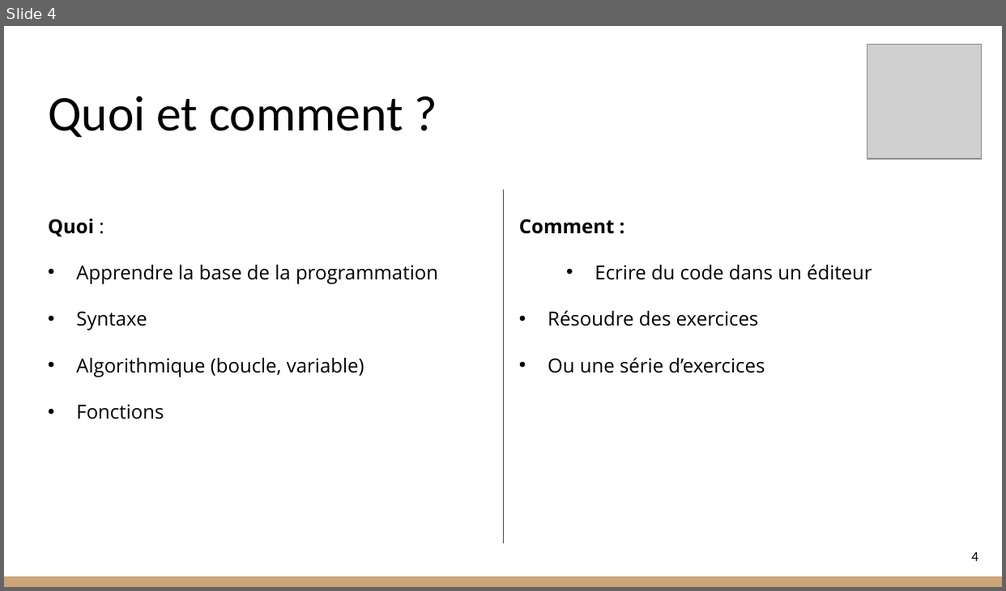
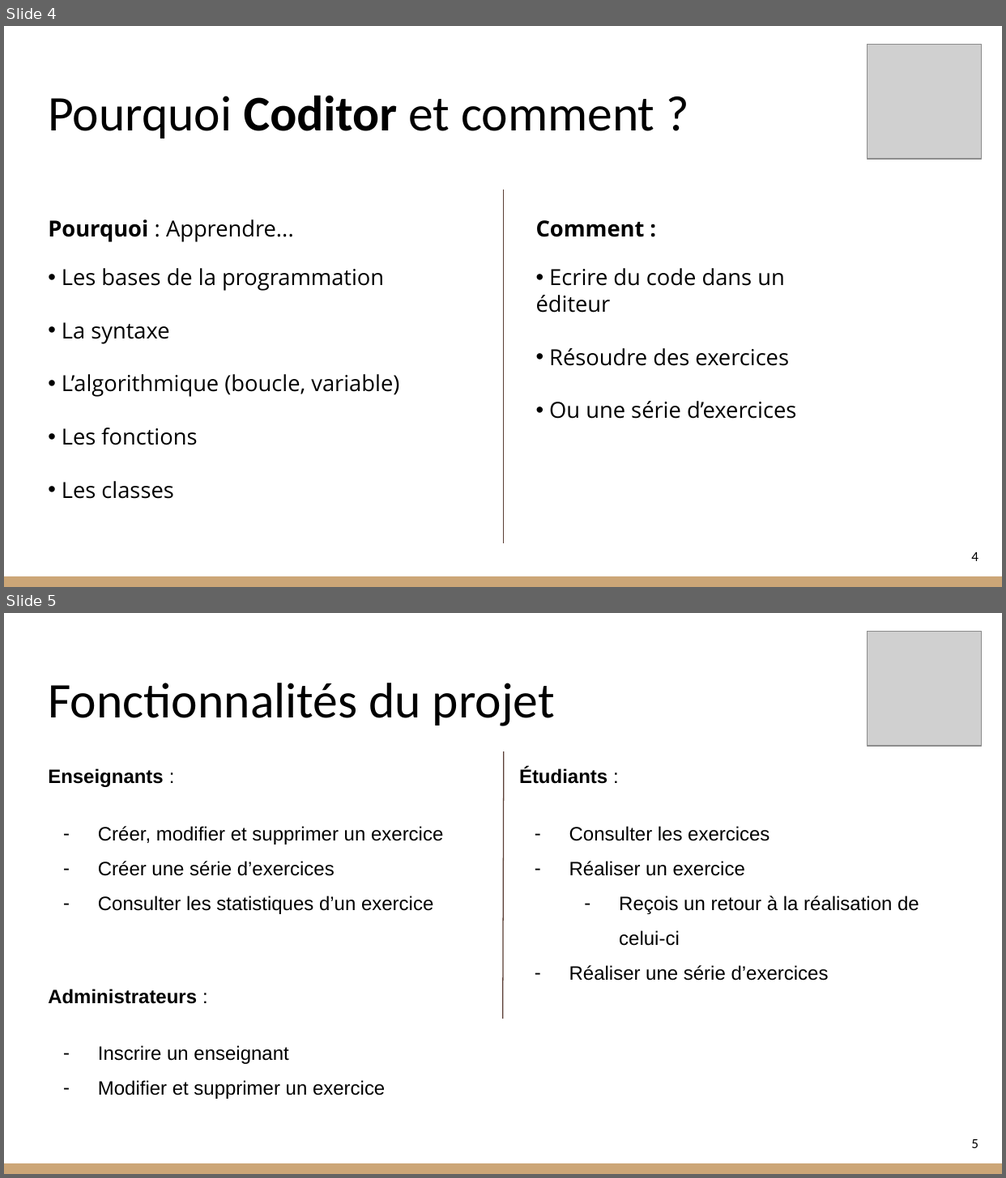
Before and after one commit to RohrbacherLeon/coditor, a slide deck: doc/Presentation_conception.pptx. Shown one above the other, each under a label of ours: slide 4 before the commit, slides 4 and 5 after it. The pictures are 1006x591 and 1006x1178 pixels, drawn with LibreOffice and Linux fonts; fonts in the diff are those of the drawing; grey boxes stand for pictures. Boxes give left, top, right and bottom in pixels: in the first picture for what was removed or moved away, otherwise in the second. Text is boxed around its words. In the diff, an @@ line names an element or a change of style, - is before the commit and + after.

```diff
--- a/doc/Presentation_conception.pptx
+++ b/doc/Presentation_conception.pptx
@@ slide 5 added at (4,613,1002,1174), background #FFFFFF; not listed: 1 template element that a slide beside it also shows @@
@@ picture added at (867,631,982,746) @@
@@ title added at (48,683,555,726), 36 pt, text #000000 @@
+Fonctionnalités du projet
@@ line added from (504, 752) to (503, 1019), #5A3D34 0.75 pt @@
@@ text added at (48,769,443,914), 14 pt, text #000000 @@
+Enseignants :
+– Créer, modifier et supprimer un exercice
+– Créer une série d’exercices
+– Consulter les statistiques d’un exercice
@@ text added at (519,768,919,981), 14 pt, text #000000 @@
+Étudiants :
+– Consulter les exercices
+– Réaliser un exercice
+  – Reçois un retour à la réalisation de celui-ci
+– Réaliser une série d’exercices
@@ text added at (48,989,385,1099), 14 pt, text #000000 @@
+Administrateurs :
+– Inscrire un enseignant
+– Modifier et supprimer un exercice
@@ page number added at (971,1139,978,1148), 10 pt, text #000000 @@
+5
@@ slide 4 changed as well @@
@@ title at (48,95,654,139): text changed @@
-Quoi et comment ?
+Pourquoi Coditor et comment ?
@@ text at (48,220,399,499): text changed; size 14 to 16 pt @@
-Quoi :
-• Apprendre la base de la programmation
-• Syntaxe
-• Algorithmique (boucle, variable)
-• Fonctions
+Pourquoi : Apprendre...
+• Les bases de la programmation
+• La syntaxe
+• L’algorithmique (boucle, variable)
+• Les fonctions
+• Les classes
@@ text "Comment :": place and size @@
-text "Comment :" at (519,219,765,373)
+text "Comment :" at (536,220,796,419)
@@ text "Comment :" at (536,220,796,419): size 14 to 16 pt; less space between paragraphs; indent changed; more space between paragraphs @@
```
Also in this commit, not shown: 5 other slides changed, 3 other slides added, 1 slide removed, 1 other file.
